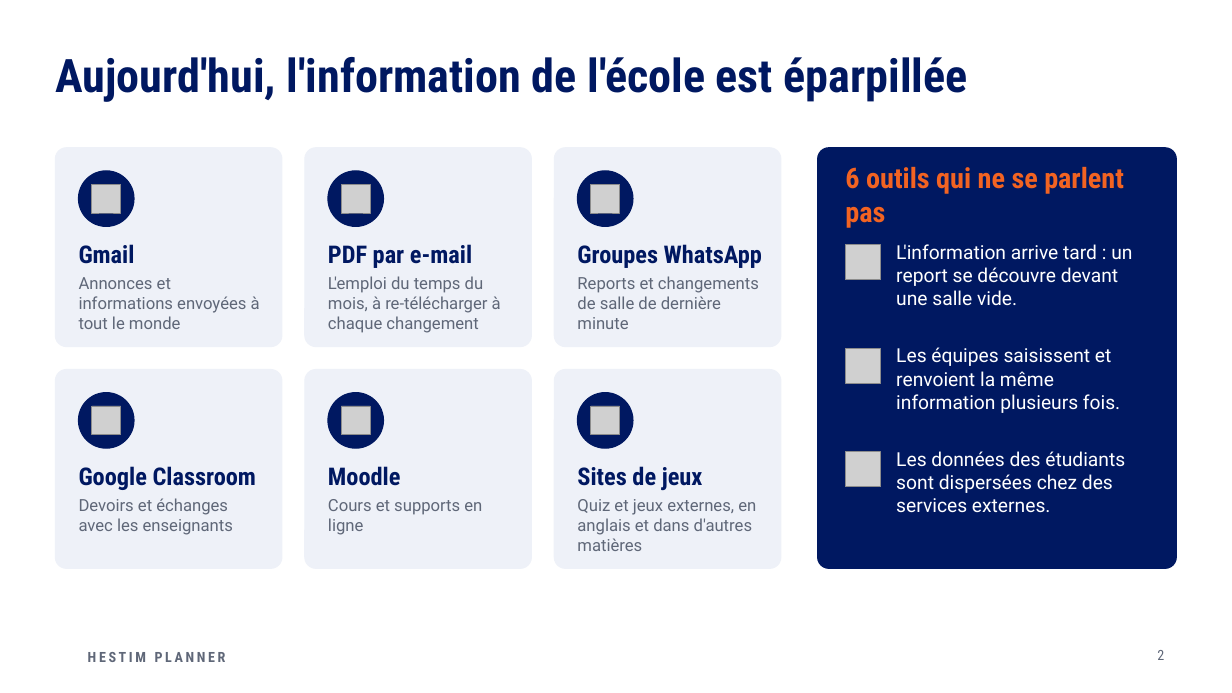
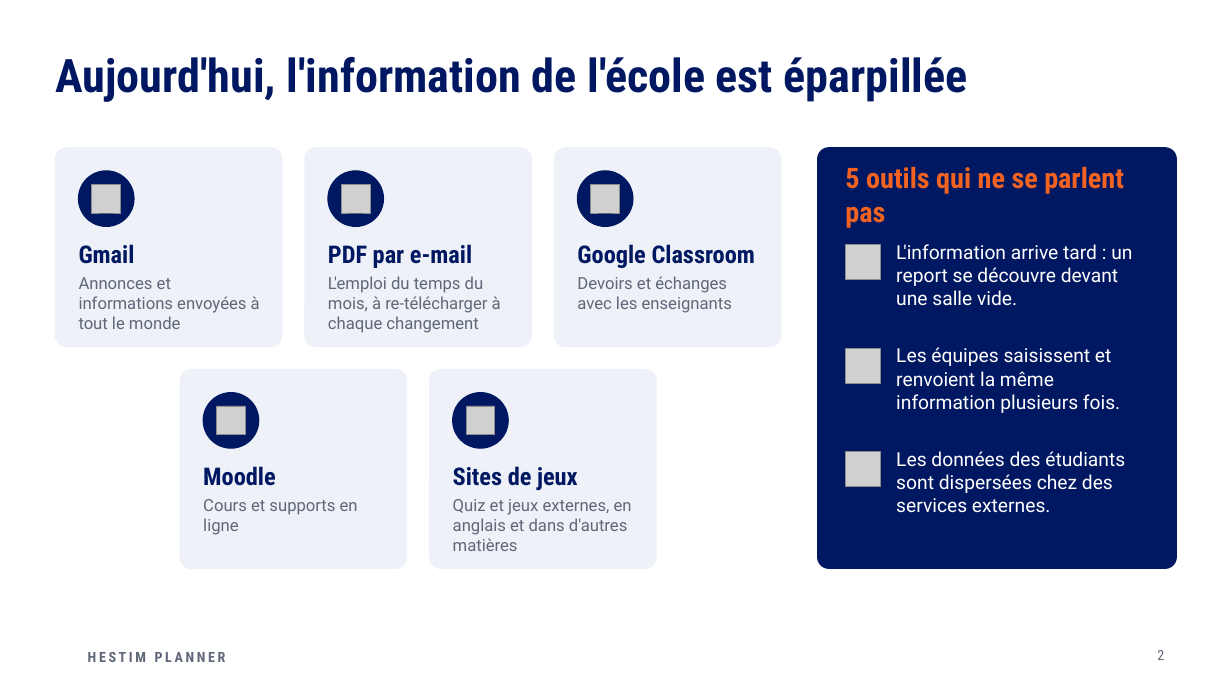
Before and after one commit to Claude20022002/plan_B_projet_PACTE, a slide deck: slide 2 of docs/presentation/HESTIM-Planner-presentation.pptx. Drawn at 1232x693 pixels with LibreOffice and Linux fonts; fonts in the diff are those of the drawing; grey boxes stand for pictures; background and template pictures are left out. Boxes give left, top, right and bottom in pixels: in the first picture for what was removed or moved away, otherwise in the second. Text is boxed around its words. In the diff, an @@ line names an element or a change of style, - is before the commit and + after.

```diff
--- a/docs/presentation/HESTIM-Planner-presentation.pptx
+++ b/docs/presentation/HESTIM-Planner-presentation.pptx
@@ text at <box>845,166,1124,228</box>: text changed @@
-6 outils qui ne se parlent pas
+5 outils qui ne se parlent pas
@@ text "Google Classroom": place and size @@
-text "Google Classroom" at <box>79,466,256,490</box>
+text "Google Classroom" at <box>577,244,755,268</box>
@@ text removed at <box>577,244,762,268</box> @@
-Groupes WhatsApp
@@ text "Devoirs et échanges avec les ...": place and size @@
-text "Devoirs et échanges avec les ..." at <box>79,498,233,535</box>
+text "Devoirs et échanges avec les ..." at <box>577,276,732,313</box>
@@ text removed at <box>577,276,759,329</box> @@
-Reports et changements de salle de dernière minute
@@ rounded rectangle: place and size @@
-rounded rectangle at <box>55,370,282,568</box>
+rounded rectangle at <box>180,370,407,568</box>
@@ rounded rectangle removed at <box>305,370,531,568</box> @@
@@ picture removed at <box>91,406,120,434</box> @@
@@ ellipse: place and size @@
-ellipse at <box>79,393,134,448</box>
+ellipse at <box>203,393,259,448</box>
@@ ellipse removed at <box>328,393,384,448</box> @@
@@ 4 texts, 2 pictures, 1 rounded rectangle, 1 ellipse: place and size @@
-4 texts, 2 pictures, 1 rounded rectangle, 1 ellipse at <box>328,370,781,568</box>
+4 texts, 2 pictures, 1 rounded rectangle, 1 ellipse at <box>203,370,656,568</box>
```
Also in this commit, not shown: 5 other slides changed, 3 other files.
